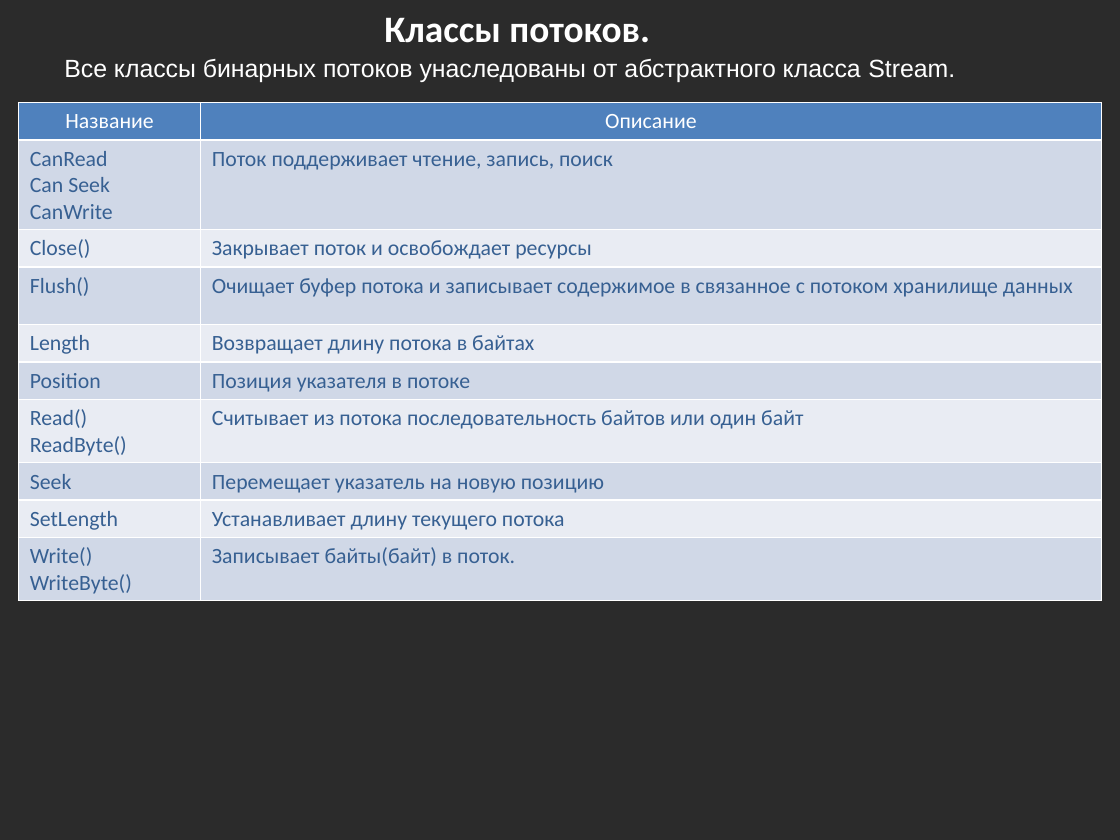
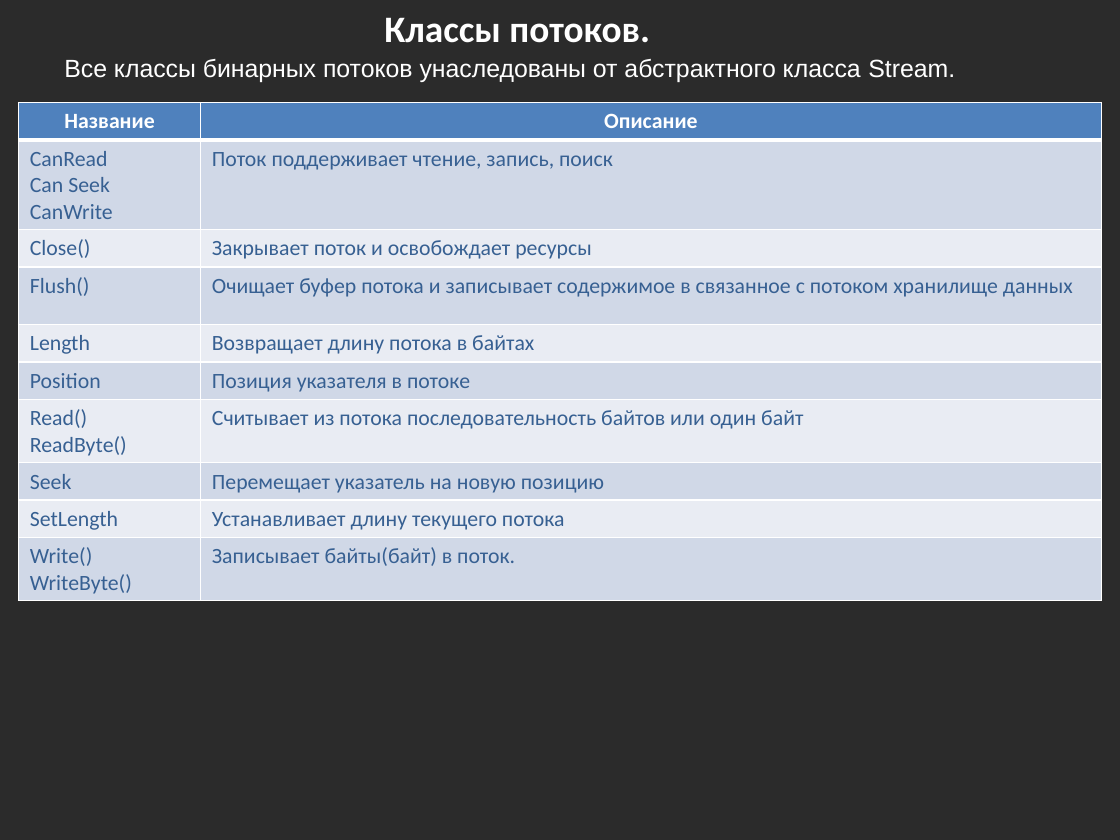
Before and after one commit to bazile/Training, a slide deck: slide 20 of Presentation/lesson-04-io.pptx (slide 18 before the commit). Drawn at 1120x840 pixels with LibreOffice and Linux fonts; fonts in the diff are those of the drawing; background and template pictures are left out; a plain dark background stands for a picture behind light text. Boxes give left, top, right and bottom in pixels: in the first picture for what was removed or moved away, otherwise in the second. Text is boxed around its words. In the diff, an @@ line names an element or a change of style, - is before the commit and + after.

```diff
--- a/Presentation/lesson-04-io.pptx
+++ b/Presentation/lesson-04-io.pptx
@@ table at <box>19,103,1102,601</box> @@
@@ bold on in "Название", "Описание" @@
```
Also in this commit, not shown: 3 slides added, 1 other file.
